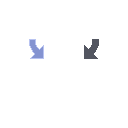
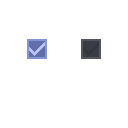
Comparing the layer stacks of the two 128px x 128px images. Changes:
added layer "Layer 5" above "Layer 4" over 83, 42, 99, 56
added layer "Layer 4" above "Layer 3" over 27, 39, 47, 59
added layer "Layer 3" above "Layer 2" over 81, 39, 101, 59
